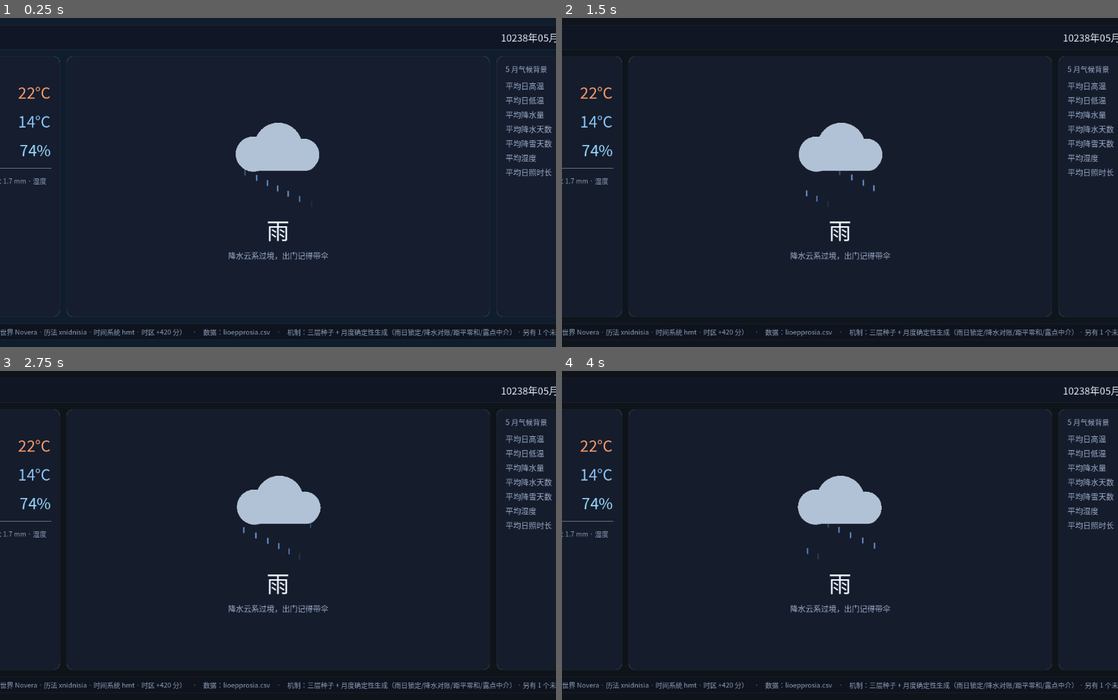
Above: before the commit, frames 1-4 (two rows, left to right).
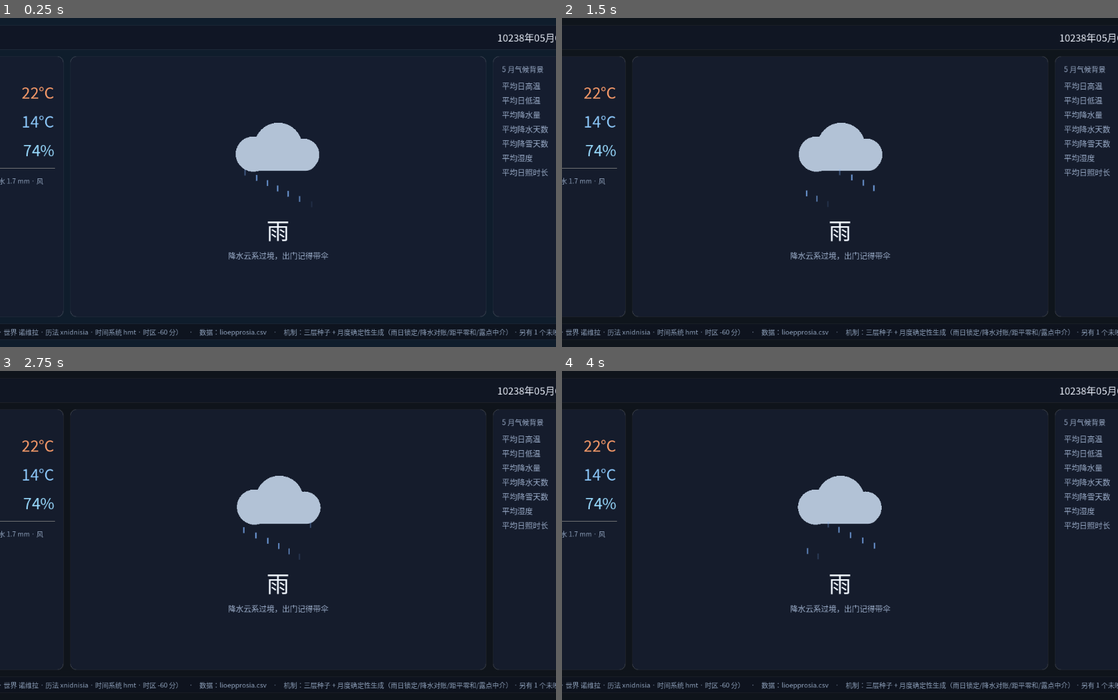
Above: after the commit, the same moments.

Repository: Xlonia/FictForecast
Game: Godot game, scene res://scenes/main.tscn
The game is run twice, just before and just after one commit, with the same random seed, the same clock (stepped at 60 frames per second) and the same inputs.
Inputs (mouse positions are in pixels of both pictures, inside the frame that each line leads up to):
- Up to frame 1 (0.25 s): no input
- Up to frame 2 (1.5 s): move the mouse to (962, 166) at 0.52 s; click (962, 166) at 0.67 s; move the mouse to (728, 198) at 1.27 s; click (728, 198) at 1.42 s
- Up to frame 3 (2.75 s): tap Enter at 2 s; move the mouse to (333, 463) at 2.02 s; click (333, 463) at 2.17 s
- Up to frame 4 (4 s): tap Space at 2.75 s; move the mouse to (812, 601) at 2.77 s; click (812, 601) at 2.92 s; move the mouse to (1006, 584) at 3.52 s; click (1006, 584) at 3.67 s

The runs differ from the first frame. In frame 1, 2.5% of the frame differs, in the area x 0-100%, y 4-97%; in frame 2, 2.5%; in frame 3, 2.5%; in frame 4, 2.5%.

Commit message:
m3.6: cloud/wind fields, map anchoring prototype, calendar spec
- FIELD_CLOUD=2 (sunny-probability bias +-0.25) and FIELD_WIND=3 (base wind 2+-3 m/s,
  daily +-3 jitter, shown in forecast bar); field->quantity table kept extensible
  for extra climate rules of far-reality worlds
- chart_field: optional time-axis debug param (whole-surface diagonal drift via 3D
  noise offset; FastNoiseLite has no 4D); static remains the default behavior
- Map anchoring prototype tab: load any equirectangular reference image, click to
  place the selected city (lat/long written to city JSON immediately), all cities
  drawn as dots with current city highlighted; FF_MAP_IMAGE dev hook
- Negative lat/long answer: angle-based cylinder sampling handles negatives natively,
  no seed-style modification needed (assertion kept)
- Calendar implementation spec for 0.0.2 (aiTests): months/leap/cycle rules, N-column
  CSV generalization flagged, read-ask-implement workflow

Diff:
--- a/Cities/lioepprosia.json
+++ b/Cities/lioepprosia.json
@@ -5,7 +5,7 @@
 	"lati": 0.0,
 	"long": 0.0,
 	"times": "hmt",
-	"timez": 420,
+	"timez": -60,
 	"wallpaper": {},
 	"world": "Novera"
 }
--- a/Cities/myksolonia.json
+++ b/Cities/myksolonia.json
@@ -5,7 +5,7 @@
 	"lati": 0.0,
 	"long": 0.0,
 	"times": "hmt",
-	"timez": 420,
+	"timez": -60,
 	"wallpaper": {},
 	"world": "Novera"
 }
--- a/Worlds/Novera.json
+++ b/Worlds/Novera.json
@@ -4,13 +4,13 @@
 	"base_dates": [
 		{
 			"id": "xnidnisia",
-			"offset_days": 3000277
+			"offset_days": 3000277.0
 		}
 	],
 	"base_times": [
 		{
 			"id": "hmt",
-			"offset_minutes": -420
+			"offset_minutes": 0
 		}
 	],
 	"day_hours": 24.0,
--- a/scenes/editor.tscn
+++ b/scenes/editor.tscn
@@ -680,6 +680,31 @@
 layout_mode = 2
 text = "＋ 添加关键帧"
 
+[node name="MapTab" type="VBoxContainer" parent="Root/Column/Tabs"]
+layout_mode = 2
+theme_override_constants/separation = 8
+
+[node name="MapTop" type="HBoxContainer" parent="Root/Column/Tabs/MapTab"]
+layout_mode = 2
+theme_override_constants/separation = 8
+
+[node name="MapCityPick" type="OptionButton" parent="Root/Column/Tabs/MapTab/MapTop"]
+layout_mode = 2
+size_flags_horizontal = 3
+
+[node name="MapLoadBtn" type="Button" parent="Root/Column/Tabs/MapTab/MapTop"]
+layout_mode = 2
+text = "加载参考图…"
+
+[node name="MapHint" type="Label" parent="Root/Column/Tabs/MapTab/MapTop"]
+layout_mode = 2
+theme_override_colors/font_color = Color(0.55, 0.62, 0.72, 1)
+text = "原型：等距圆柱假设（每像素=等度数）；点击地图给选中城市定点经纬度，点击即存"
+
+[node name="MapView" type="Control" parent="Root/Column/Tabs/MapTab"]
+layout_mode = 2
+size_flags_vertical = 3
+
 [node name="LocTab" type="VBoxContainer" parent="Root/Column/Tabs"]
 layout_mode = 2
 theme_override_constants/separation = 8
--- a/scripts/dev_selftest.gd
+++ b/scripts/dev_selftest.gd
@@ -189,6 +189,13 @@
 	var ft := WorldRng.chart_field("Novera", WorldRng.FIELD_TEMPERATURE, 31.2, 121.5)
 	var ft2 := WorldRng.chart_field("Novera", WorldRng.FIELD_TEMPERATURE, 31.3, 121.6)
 	_check(absf(ft - ft2) < 0.1, "温度面相邻坐标平滑（%.3f vs %.3f）" % [ft, ft2])
+	var fc := WorldRng.chart_field("Novera", WorldRng.FIELD_CLOUD, 31.2, 121.5)
+	var fw := WorldRng.chart_field("Novera", WorldRng.FIELD_WIND, 31.2, 121.5)
+	_check(fc != fw, "云量面与风面互相独立")
+	var ft_time := WorldRng.chart_field("Novera", WorldRng.FIELD_TEMPERATURE, 31.2, 121.5, 6.0)
+	_check(ft != ft_time, "时间轴调试参数生效（4D 面可选演进）")
+	_check(absf(WorldRng.chart_field("Novera", WorldRng.FIELD_TEMPERATURE, 31.2, 121.5, 0.0) - ft) < 1e-9,
+			"时间轴 0 = 静态面（默认行为不变）")
 	var dt0 := WorldRng.display_datetime(0.0, 0, 0)
 	_check(dt0.year == 1970 and dt0.month == 1 and dt0.day == 1 and dt0.hour == 0, "历法零点换算")
 	var dt_tz := WorldRng.display_datetime(0.0, 420, 0)
--- a/scripts/main.gd
+++ b/scripts/main.gd
@@ -263,13 +263,13 @@
 	low_value.text = "%.0f°C" % rep["low"]
 	rain_value.text = "%d%%" % roundi(rep["rain_prob"] * 100.0)
 	if current_sky == SkyKind.RAINY:
-		flavor_label.text = "种子 %s · 今日降水 %.1f mm%s · 湿度 %.0f%%" % [
+		flavor_label.text = "种子 %s · 今日降水 %.1f mm%s · 风 %.1f m/s · 湿度 %.0f%%" % [
 			rep["seed_key"], rep.get("precip_mm", 0.0),
-			"（雪）" if is_snow else "", rep.get("humidity", 0.0),
+			"（雪）" if is_snow else "", rep.get("wind", 0.0), rep.get("humidity", 0.0),
 		]
 	else:
-		flavor_label.text = "种子 %s · 日日照 %.1f 小时 · 湿度 %.0f%%" % [
-			rep["seed_key"], rep["sun_daily"], rep.get("humidity", 0.0),
+		flavor_label.text = "种子 %s · 日日照 %.1f 小时 · 风 %.1f m/s · 湿度 %.0f%%" % [
+			rep["seed_key"], rep["sun_daily"], rep.get("wind", 0.0), rep.get("humidity", 0.0),
 		]
 	_update_status()
 
--- a/scripts/settings_editor.gd
+++ b/scripts/settings_editor.gd
@@ -53,6 +53,15 @@
 @onready var wall_add_btn: Button = $Root/Column/Tabs/CityTab/Scroll/Form/WallSection/AddBtn
 @onready var effect_rows: VBoxContainer = $Root/Column/Tabs/CityTab/Scroll/Form/EffectSection/Rows
 @onready var effect_add_btn: Button = $Root/Column/Tabs/CityTab/Scroll/Form/EffectSection/AddBtn
+
+# —— 地图锚定原型页（等距圆柱假设；墨卡托与参考图规范归 m5）——
+@onready var map_city_pick: OptionButton = $Root/Column/Tabs/MapTab/MapTop/MapCityPick
+@onready var map_load_btn: Button = $Root/Column/Tabs/MapTab/MapTop/MapLoadBtn
+@onready var map_view: Control = $Root/Column/Tabs/MapTab/MapView
+
+var map_texture: Texture2D = null
+var map_city_id := ""
+var _map_dialog: FileDialog
 
 # —— 本地化页 ——
 @onready var loc_lang_pick: OptionButton = $Root/Column/Tabs/LocTab/LocTop/LangPick
@@ -124,6 +133,23 @@
 	_refresh_loc_languages()
 	_select_loc_lang("zh" if SettingsStore.list_languages().has("zh") else SettingsStore.list_languages()[0])
 
+	# —— 地图锚定原型 ——
+	_refresh_map_cities()
+	map_load_btn.pressed.connect(_on_map_load)
+	map_city_pick.item_selected.connect(_on_map_city_picked)
+	map_view.draw.connect(_draw_map_view)
+	map_view.gui_input.connect(_on_map_gui_input)
+	_map_dialog = FileDialog.new()
+	_map_dialog.access = FileDialog.ACCESS_FILESYSTEM
+	_map_dialog.title = "选择世界参考图（等距圆柱：全图 = 经度 -180..180，纬度 90..-90）"
+	_map_dialog.filters = PackedStringArray(["*.png ; PNG 图片", "*.jpg ; JPEG 图片", "*.webp ; WebP 图片"])
+	_map_dialog.file_selected.connect(_on_map_file)
+	add_child(_map_dialog)
+	# 开发辅助：FF_MAP_IMAGE=<图片路径> 启动时自动加载参考图
+	var env_map := OS.get_environment("FF_MAP_IMAGE")
+	if not env_map.is_empty():
+		_on_map_file(env_map)
+
 	world_pick.item_selected.connect(_on_world_picked)
 	new_btn.pressed.connect(_on_world_created)
 	time_add_btn.pressed.connect(_on_add_base_time)
@@ -211,7 +237,8 @@
 	tabs.set_tab_title(0, "世界")
 	tabs.set_tab_title(1, "城市")
 	tabs.set_tab_title(2, "现象")
-	tabs.set_tab_title(3, "本地化")
+	tabs.set_tab_title(3, "地图")
+	tabs.set_tab_title(4, "本地化")
 	# 开发辅助：FF_EDITOR_TAB=0/1/2 启动时定位到指定页签
 	var env_tab := OS.get_environment("FF_EDITOR_TAB")
 	if env_tab.is_valid_int():
@@ -359,6 +386,7 @@
 	if city_ids.is_empty():
 		city_pick.add_item("（Climate/ 下没有城市 CSV）", 0)
 		city_pick.set_item_disabled(0, true)
+	_refresh_map_cities()
 
 
 func _select_city(id: String) -> void:
@@ -644,6 +672,8 @@
 		2:
 			_save_phen_tab()
 		3:
+			_set_status("地图页为点击即存（原型），无需手动保存")
+		4:
 			_save_loc_tab()
 
 
@@ -1120,6 +1150,124 @@
 	_rebuild_kf_rows()
 
 
+# ———————— 地图锚定原型页（等距圆柱假设）——————
+
+func _refresh_map_cities() -> void:
+	map_city_pick.clear()
+	for id in city_ids:
+		var disp := SettingsStore.city_display_name(id)
+		map_city_pick.add_item(id if disp.is_empty() else "%s（%s）" % [id, disp], 0)
+		map_city_pick.set_item_metadata(map_city_pick.item_count - 1, id)
+	var want := map_city_id if map_city_id != "" else (city_ids[0] if not city_ids.is_empty() else "")
+	map_city_id = want
+	for i in map_city_pick.item_count:
+		if str(map_city_pick.get_item_metadata(i)) == want:
+			map_city_pick.select(i)
+			break
+
+
+func _on_map_city_picked(index: int) -> void:
+	map_city_id = str(map_city_pick.get_item_metadata(index))
+	map_view.queue_redraw()
+
+
+func _on_map_load() -> void:
+	_map_dialog.popup_centered(Vector2i(820, 560))
+
+
+func _on_map_file(path: String) -> void:
+	var img := Image.load_from_file(path)
+	if img == null:
+		_set_status("参考图加载失败：%s" % path)
+		return
+	map_texture = ImageTexture.create_from_image(img)
+	map_view.queue_redraw()
+	_set_status("参考图已加载（%d×%d）——点击地图给城市定点经纬度" % [img.get_width(), img.get_height()])
+
+
+## 参考图在 MapView 内的适配矩形（保持纵横比，留 8px 边距）。
+func _map_fit_rect() -> Rect2:
+	if map_texture == null or map_view.size.x <= 0 or map_view.size.y <= 0:
+		return Rect2()
+	var ts := Vector2(map_texture.get_width(), map_texture.get_height())
+	var avail := map_view.size - Vector2(16, 16)
+	var scale := minf(avail.x / ts.x, avail.y / ts.y)
+	var size := ts * scale
+	return Rect2((map_view.size - size) * 0.5, size)
+
+
+func _latlong_to_px(lati: float, long: float, rect: Rect2) -> Vector2:
+	return Vector2(
+		rect.position.x + (long + 180.0) / 360.0 * rect.size.x,
+		rect.position.y + (90.0 - lati) / 180.0 * rect.size.y)
+
+
+func _px_to_latlong(px: Vector2, rect: Rect2) -> Vector2:
+	return Vector2(
+		90.0 - (px.y - rect.position.y) / rect.size.y * 180.0,
+		(px.x - rect.position.x) / rect.size.x * 360.0 - 180.0)
+
+
+func _draw_map_view() -> void:
+	var rect := _map_fit_rect()
+	if rect.size == Vector2.ZERO:
+		var f := get_theme_default_font()
+		map_view.draw_string(f, Vector2(12, 24), "先点“加载参考图…”（等距圆柱：全图 = 经度 -180..180，纬度 90..-90）",
+				HORIZONTAL_ALIGNMENT_LEFT, -1, 14, Color(0.7, 0.76, 0.86))
+		return
+	# 经纬网格（每 30°）
+	for i in range(13):
+		var x := rect.position.x + rect.size.x * i / 12.0
+		map_view.draw_line(Vector2(x, rect.position.y), Vector2(x, rect.end.y),
+				Color(1, 1, 1, 0.08), 1.0)
+	for i in range(7):
+		var y := rect.position.y + rect.size.y * i / 6.0
+		map_view.draw_line(Vector2(rect.position.x, y), Vector2(rect.end.x, y),
+				Color(1, 1, 1, 0.08), 1.0)
+	if map_texture != null:
+		map_view.draw_texture_rect(map_texture, rect, false)
+	# 城市标记
+	for id in city_ids:
+		var cd := SettingsStore.load_city(id)
+		var lati := float(cd.get("lati", 0.0))
+		var long := float(cd.get("long", 0.0))
+		var pos := _latlong_to_px(lati, long, rect)
+		var is_current := id == map_city_id
+		var col := Color(1.0, 0.72, 0.30) if is_current else Color(0.55, 0.8, 1.0)
+		map_view.draw_circle(pos, 6.0 if is_current else 4.0, col)
+		if is_current:
+			map_view.draw_arc(pos, 10.0, 0, TAU, 24, Color(1.0, 0.72, 0.30, 0.9), 2.0)
+		var name := SettingsStore.city_display_name(id)
+		if name.is_empty():
+			name = id
+		map_view.draw_string(get_theme_default_font(), pos + Vector2(12, -6),
+				name, HORIZONTAL_ALIGNMENT_LEFT, -1, 13, col)
+
+
+func _on_map_gui_input(event: InputEvent) -> void:
+	if event is InputEventMouseButton and event.pressed and event.button_index == MOUSE_BUTTON_LEFT:
+		var rect := _map_fit_rect()
+		var pos: Vector2 = (event as InputEventMouseButton).position
+		if rect.size == Vector2.ZERO or not rect.has_point(pos):
+			return
+		var ll := _px_to_latlong(pos, rect)
+		if map_city_id.is_empty():
+			_set_status("请先在地图页选择要定位的城市")
+			return
+		# 点击即存（原型）：写入城市 JSON，经纬度取两位小数
+		var cd := SettingsStore.load_city(map_city_id)
+		cd["long"] = snappedf(ll.y, 0.01)
+		cd["lati"] = snappedf(ll.x, 0.01)
+		var err := SettingsStore.save_city(map_city_id, cd)
+		if err == OK:
+			_refresh_cities()
+			_refresh_map_cities()
+			map_view.queue_redraw()
+			_set_status("已将 %s 定位到 %.2f°, %.2f°（等距圆柱假设）" % [map_city_id, cd.lati, cd.long])
+		else:
+			_set_status("写入失败（%d）" % err)
+
+
 # ———————— 工具 ————————
 
 ## zh 名字字典（城市/世界/现象名）——主界面显示名来源。
--- a/scripts/weather_engine.gd
+++ b/scripts/weather_engine.gd
@@ -78,6 +78,7 @@
 		"low": e["low"],
 		"rain_prob": mr["rain_prob"],       # 当月雨日占比（0..1）——确定性世界的“降雨可能”口径
 		"precip_mm": e["precip_mm"],
+		"wind": e["wind"],
 		"sun_daily": _blend("sunshine", month, day, year) / float(mr["days"]),
 		"humidity": e["rh"],
 		"seed_key": "%04d-%02d-%02d" % [year, month, day],
@@ -141,6 +142,8 @@
 	var sky_roll := {}
 	var snow_roll := {}
 	var mod_roll := {}
+	var wind_roll := {}
+	var wind_base := _wind_base()
 	for d in range(1, days + 1):
 		var rng_d := WorldRng.rng_from_seed(WorldRng.world_seeds(world_id, year, month, d).day_seed)
 		raw_mm[d] = rng_d.randf_range(0.2, 8.0) if rain_set.has(d) else 0.0
@@ -148,6 +151,7 @@
 		sky_roll[d] = rng_d.randf()
 		snow_roll[d] = rng_d.randf()
 		mod_roll[d] = [rng_d.randf(), rng_d.randf()]
+		wind_roll[d] = rng_d.randf()
 
 	# —— 平滑 + 零和收敛（凑齐月积温）：先平滑，再对最终距平做零和——
 	# 月均值由 base_offset（年度+月度+城市偏置）承担，strength=1 时恰好凑齐
@@ -186,8 +190,9 @@
 		var snow := false
 		var precip: float = raw_mm[d]
 		if not is_rain:
+			# 晴概率 = 日照标定 − 云量面偏置（云面高处更难晴）
 			var p_sunny := clampf((_blend("sunshine", month, d, year) / float(days)
-					- SUNNY_BASE) / SUNNY_DIV, SUNNY_MIN, SUNNY_MAX)
+					- SUNNY_BASE) / SUNNY_DIV - _cloud_bias(), SUNNY_MIN, SUNNY_MAX)
 			sky = SkyKind.SUNNY if sky_roll[d] < p_sunny else SkyKind.CLOUDY
 		else:
 			# 冷期雨日按 snow_days/raint 比例转雪
@@ -215,9 +220,10 @@
 		var rh := _rh_from((high + low) * 0.5, td_month)
 		if is_rain:
 			rh = maxf(rh, 92.0)
+		var wind := clampf(wind_base + wind_roll[d] * 3.0, 0.2, 20.0)
 		day_entries.append({
 			"day": d, "sky": sky, "snow": snow, "precip_mm": precip,
-			"high": high, "low": low, "rh": rh, "anomaly": anomaly,
+			"high": high, "low": low, "rh": rh, "wind": wind, "anomaly": anomaly,
 		})
 
 	return {
@@ -316,6 +322,23 @@
 			float(city.get("lati", 0.0)), float(city.get("long", 0.0))) * 0.10
 
 
+## 图表随机·云量面：城市经纬度读高度 → 晴概率偏置（±0.25）
+func _cloud_bias() -> float:
+	if world_id.is_empty() or city.is_empty():
+		return 0.0
+	return WorldRng.chart_field(world_id, WorldRng.FIELD_CLOUD,
+			float(city.get("lati", 0.0)), float(city.get("long", 0.0))) * 0.25
+
+
+## 图表随机·风面：城市经纬度读高度 → 基准风速（m/s，2±3 → 钳 0.2..5）
+func _wind_base() -> float:
+	var base := 2.0
+	if not world_id.is_empty() and not city.is_empty():
+		base += WorldRng.chart_field(world_id, WorldRng.FIELD_WIND,
+				float(city.get("lati", 0.0)), float(city.get("long", 0.0))) * 3.0
+	return clampf(base, 0.2, 5.0)
+
+
 func _worldf(key: String, fallback: float) -> float:
 	var v = world.get(key, fallback)
 	return fallback if typeof(v) != TYPE_FLOAT and typeof(v) != TYPE_INT else float(v)
--- a/scripts/world_rng.gd
+++ b/scripts/world_rng.gd
@@ -25,8 +25,11 @@
 
 # —— 图表随机柏林面（批复：城市图表随机 = 世界宏观柏林噪音面，城市以经纬度读高度）——
 # 与未来的气候现象柏林面相互独立：不同“面”按 id 对种子做修饰（十六进制插入法）。
+# 面id → 量的映射在 WeatherEngine 中维护；远现实的幻想世界可继续追加 id 作为“额外气候规则”。
 const FIELD_TEMPERATURE := 0    # 图表随机·温度面
 const FIELD_PRECIPITATION := 1  # 图表随机·降水比面
+const FIELD_CLOUD := 2          # 图表随机·云量面
+const FIELD_WIND := 3           # 图表随机·风面
 
 
 ## 函数图种子修饰（批复口径）：种子转十六进制，函数图 id 以两位十六进制插入末尾，
@@ -42,7 +45,12 @@
 ## 读取图表随机柏林面：城市以经纬度在圆筒面采样（±180° 经线连续），返回约 -1..1。
 ## 面的种子 = field_seed(世界名数字码, 面id)；绘制柏林面在世界地图上是 m5 的工作，
 ## v1 的面由种子程序化生成（“半占位半完善”）。
-static func chart_field(world_id: String, field_id: int, lati: float, long: float) -> float:
+## time_axis：可选时间轴（单位=月，浮点）。默认 0=静态面；作为调试工具可观察面演进。
+## 实现口径（FastNoiseLite 无 4D）：时间表现为**整面斜向漂移**——采样点随时间沿
+## 圆筒面对角线平移，±180° 连续性保持；动态演进暂不接入正式机制（批复 m3.5）。
+## 负数经纬度无需特殊修饰：经度已角度化进圆筒面，纬度是线性轴，噪音原生支持负坐标。
+static func chart_field(world_id: String, field_id: int, lati: float, long: float,
+		time_axis := 0.0) -> float:
 	var ck := "%s|%d" % [world_id, field_id]
 	var n: FastNoiseLite
 	if _field_cache.has(ck):
@@ -54,7 +62,8 @@
 		n.frequency = 0.02
 		_field_cache[ck] = n
 	var ang := deg_to_rad(long)
-	return n.get_noise_3d(cos(ang) * 1000.0, sin(ang) * 1000.0, lati * 10.0)
+	var drift := time_axis * 300.0
+	return n.get_noise_3d(cos(ang) * 1000.0 + drift, sin(ang) * 1000.0 + drift, lati * 10.0)
 
 
 ## 世界时钟换算（批复口径）：现实 UTC + 时间系统偏差(分) + 历法锚定(天) → 显示日期时间。
Not shown, changed: Localization/zh.yaml
